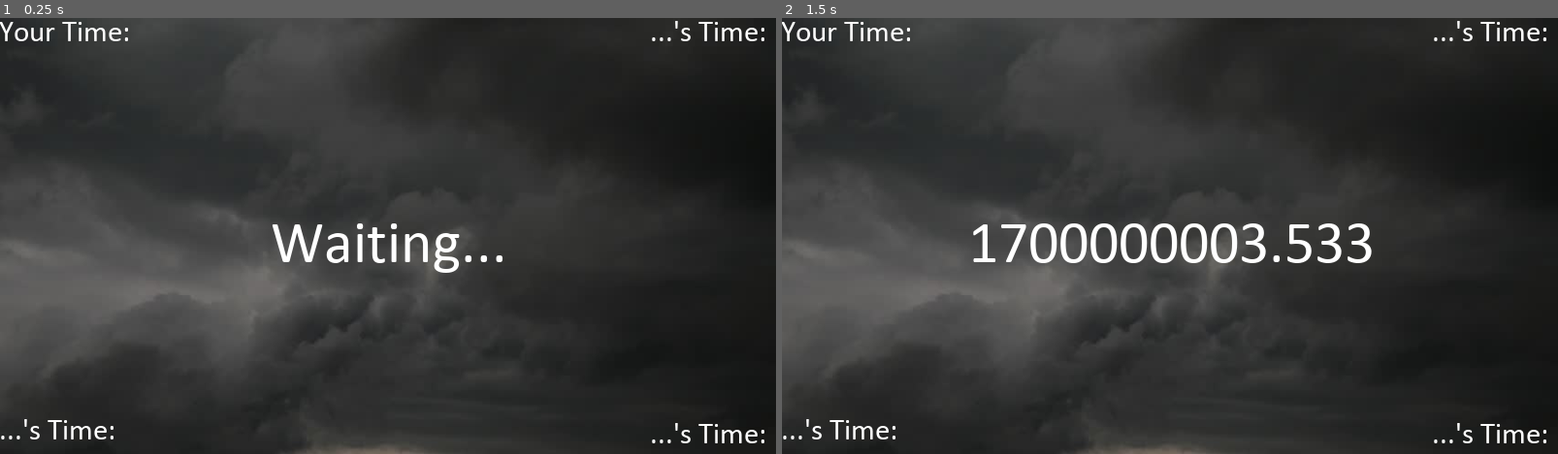
Above: before the commit, frames 1-2 (left to right).
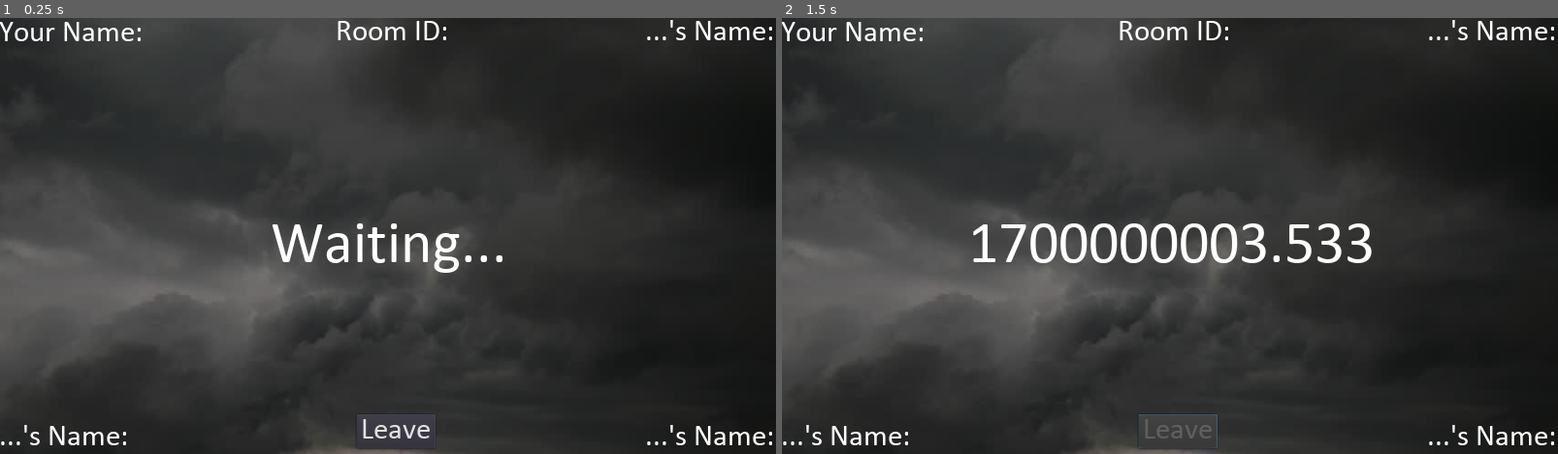
Above: after the commit, the same moments.

Repository: iamdejan/QuickShoot_Party
Game: Godot game, scene res://scenes/Game.tscn
Two runs of this game, one before a commit and one after it. Both use one fixed random seed, a clock stepped at 60 frames per second and the inputs below. This scene is started directly instead of the project's main scene.
Inputs (mouse positions are in pixels of both pictures, inside the frame that each line leads up to):
- Up to frame 1 (0.25 s): no input
- Up to frame 2 (1.5 s): click (1177, 432) at 0.5 s, where only the run after the commit has a clickable "Leave"; tap Enter at 1.25 s; move the mouse to (1340, 214) at 1.27 s; click (1340, 214) at 1.35 s

The runs differ from the first frame. In frame 1, 1.6% of the frame differs, in the area x 0-100%, y 0-99%; in frame 2, 1.5%.
Error before the commit: Invalid get index 'Game' (on base: 'Dictionary'). (res://scripts/Game.gd:28)
Error after the commit: Invalid get index 'Game' (on base: 'Dictionary'). (res://scripts/Game.gd:30)

Commit message:
Finishing tap & game end mechanism

Diff:
--- a/scenes/Game.tscn
+++ b/scenes/Game.tscn
@@ -12,6 +12,10 @@
 size = 100
 font_data = ExtResource( 3 )
 
+[sub_resource type="DynamicFont" id=3]
+size = 50
+font_data = ExtResource( 3 )
+
 [node name="Game" type="Node2D"]
 script = ExtResource( 1 )
 
@@ -21,36 +25,46 @@
 texture = ExtResource( 2 )
 centered = false
 
+[node name="RoomIDLabel" type="Label" parent="."]
+margin_left = 479.727
+margin_top = -1.0
+margin_right = 812.727
+margin_bottom = 50.0
+custom_fonts/font = SubResource( 1 )
+text = "Room ID:"
+align = 1
+
 [node name="Player0Label" type="Label" parent="."]
 margin_left = -1.0
 margin_right = 419.0
 margin_bottom = 51.0
 custom_fonts/font = SubResource( 1 )
-text = "Your Time:"
+text = "Your Name:"
 
 [node name="Player1Label" type="Label" parent="."]
-margin_left = 872.0
-margin_right = 1264.0
-margin_bottom = 51.0
+margin_left = 734.0
+margin_top = -1.0
+margin_right = 1276.0
+margin_bottom = 50.0
 custom_fonts/font = SubResource( 1 )
-text = "...'s Time:"
+text = "...'s Name:"
 align = 2
 
 [node name="Player2Label" type="Label" parent="."]
 margin_left = -1.0
-margin_top = 658.18
+margin_top = 667.18
 margin_right = 419.0
-margin_bottom = 709.18
+margin_bottom = 718.18
 custom_fonts/font = SubResource( 1 )
-text = "...'s Time:"
+text = "...'s Name:"
 
 [node name="Player3Label" type="Label" parent="."]
-margin_left = 872.0
-margin_top = 663.838
-margin_right = 1264.0
-margin_bottom = 714.838
+margin_left = 734.0
+margin_top = 666.61
+margin_right = 1276.0
+margin_bottom = 717.61
 custom_fonts/font = SubResource( 1 )
-text = "...'s Time:"
+text = "...'s Name:"
 align = 2
 
 [node name="MainLabel" type="Label" parent="."]
@@ -65,5 +79,20 @@
 [node name="NotifHTTPRequest" type="HTTPRequest" parent="."]
 
 [node name="CountdownTimer" type="Timer" parent="."]
+
+[node name="LeaveButton" type="Button" parent="."]
+margin_left = 587.958
+margin_top = 654.394
+margin_right = 717.958
+margin_bottom = 711.394
+custom_fonts/font = SubResource( 3 )
+text = "Leave"
+
+[node name="LeaveHTTPRequest" type="HTTPRequest" parent="."]
+
+[node name="ShootHTTPRequest" type="HTTPRequest" parent="."]
 [connection signal="request_completed" from="NotifHTTPRequest" to="." method="_on_NotifHTTPRequest_request_completed"]
 [connection signal="timeout" from="CountdownTimer" to="." method="_on_CountdownTimer_timeout"]
+[connection signal="pressed" from="LeaveButton" to="." method="_on_LeaveButton_pressed"]
+[connection signal="request_completed" from="LeaveHTTPRequest" to="." method="_on_LeaveHTTPRequest_request_completed"]
+[connection signal="request_completed" from="ShootHTTPRequest" to="." method="_on_ShootHTTPRequest_request_completed"]
--- a/scripts/Game.gd
+++ b/scripts/Game.gd
@@ -1,16 +1,18 @@
 extends Node2D
 
 var player_counter: int = 0
+var last_id: int = -1
+var user_ids: Array = []
+var game_ends: bool = false
+var is_shoot: bool = false
+
 var room_data: Dictionary
 var maximum_capacity: int
-var last_id: int = -1
-
 var start_time: float
 var end_time: float
 
-var is_shoot: bool = false
-
 func reset_room():
+	$RoomIDLabel.text = "Room ID: " + String(room_data["ID"])
 	for i in range(4):
 		get_node("Player" + String(i) + "Label").text = ""
 	pass
@@ -36,19 +38,42 @@
 
 func handle_notifs(notifications: Array):
 	for notif in notifications:
+		var payload: Dictionary
+		if(notif.has("Payload")):
+			payload = notif["Payload"]
 		match notif["Type"]:
 			"MEMBER_JOIN":
 				var node_name = "Player" + String(player_counter) + "Label"
-				var player_name = notif["Payload"]["Name"]
-				get_node(node_name).text = player_name + " time: ...s"
+				var player_name = payload["Name"]
+				get_node(node_name).text = player_name
+				user_ids.append(int(payload["ID"]))
 				player_counter += 1
+			"MEMBER_LEAVE":
+				var player_index = user_ids.find(int(payload["MemberID"]))
+				for i in range(player_index, player_counter):
+					var node_name = "Player" + String(i) + "Label"
+					get_node(node_name).text = get_node("Player" + String((i + 1)) + "Label").text
+				player_counter -= 1
+				get_node("Player" + String(player_counter) + "Label").text = ""
 			"GAME_BEGIN":
+				$LeaveButton.disabled = true
 				set_process(true)
 				$CountdownTimer.start(5.0)
+			"MEMBER_TAP_TIME":
+				var player_index = user_ids.find(int(payload["MemberID"]))
+				var node_name = "Player" + String(player_index) + "Label"
+				get_node(node_name).text += "\nTime: " + String((payload["TapTime"] / 1000.0)) + " s"
+			"GAME_END":
+				game_ends = true
+				var winner: Dictionary = payload["Winner"]
+				if Session.user_data["id"] == winner["ID"]:
+					$MainLabel.text = "You WIN!"
+				else:
+					$MainLabel.text = "You LOSE!"
 		pass
 
 func _on_NotifHTTPRequest_request_completed(result, response_code, headers, body):
-	if response_code == 200 and is_processing() != true:
+	if response_code == 200 and is_processing() != true and game_ends != true:
 		var json = JSON.parse(body.get_string_from_utf8())
 		var data: Dictionary = json.result
 		handle_notifs(data["Notifications"])
@@ -72,10 +97,40 @@
 	pass
 
 func _input(event):
-	if event.is_action("shoot") or event is InputEventScreenTouch:
+	if $CountdownTimer.time_left <= 0.0 and (event.is_action("shoot") or event is InputEventScreenTouch):
 		if is_shoot != true:
 			end_time = OS.get_system_time_msecs() / 1000.0
 			var duration: float = end_time - start_time
 			$MainLabel.text = String(duration)
 			is_shoot = true
+
+			# TODO: Register shoot time
+			var data = {
+				"Payload": {
+					"TimeInMilis": int(round(duration * 1000))
+				}
+			}
+			var json_sent = JSON.print(data)
+			var headers = ["Content-Type: application/json"]
+			$ShootHTTPRequest.request(Session.URL + "/room/" + String(room_data["ID"]) + "/member/" + String(Session.user_data["id"]) + "/tap",
+									  headers,false,HTTPClient.METHOD_POST,json_sent)
+
 		pass
+
+func _on_LeaveButton_pressed():
+	$LeaveButton.disabled = true
+	$LeaveHTTPRequest.request(Session.URL + "/room/" + String(room_data["ID"]) + "/member/" + String(Session.user_data["id"]),
+							  [], false, HTTPClient.METHOD_DELETE)
+	pass
+
+func _on_LeaveHTTPRequest_request_completed(result, response_code, headers, body):
+	if response_code == 200:
+		get_tree().change_scene(Session.build_scene_URL("Dashboard"))
+	else:
+		$LeaveButton.disabled = false
+	pass
+
+
+func _on_ShootHTTPRequest_request_completed(result, response_code, headers, body):
+	get_notifs()
+	pass
Not shown: 1 places in scenes/Game.tscn that only renumber resources
